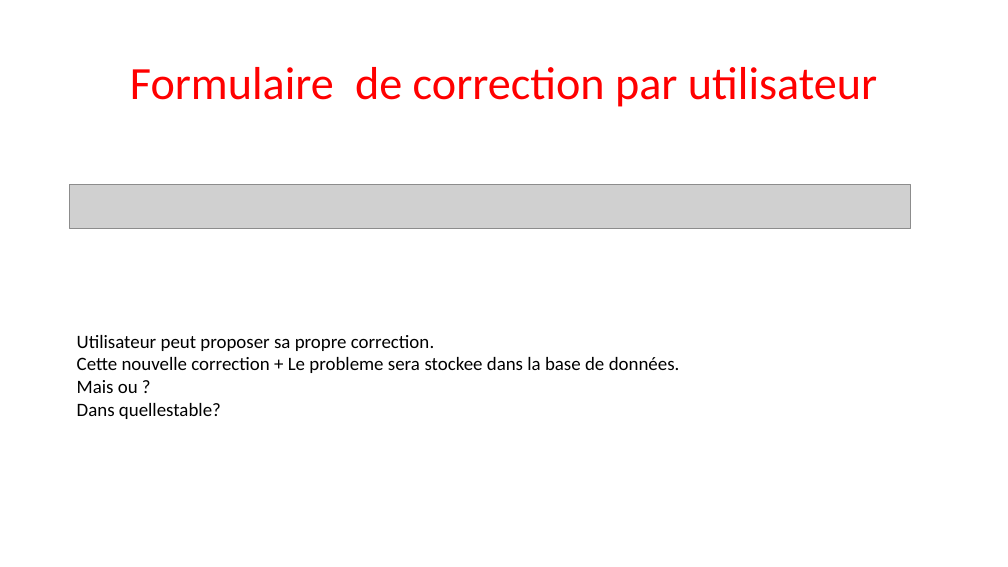
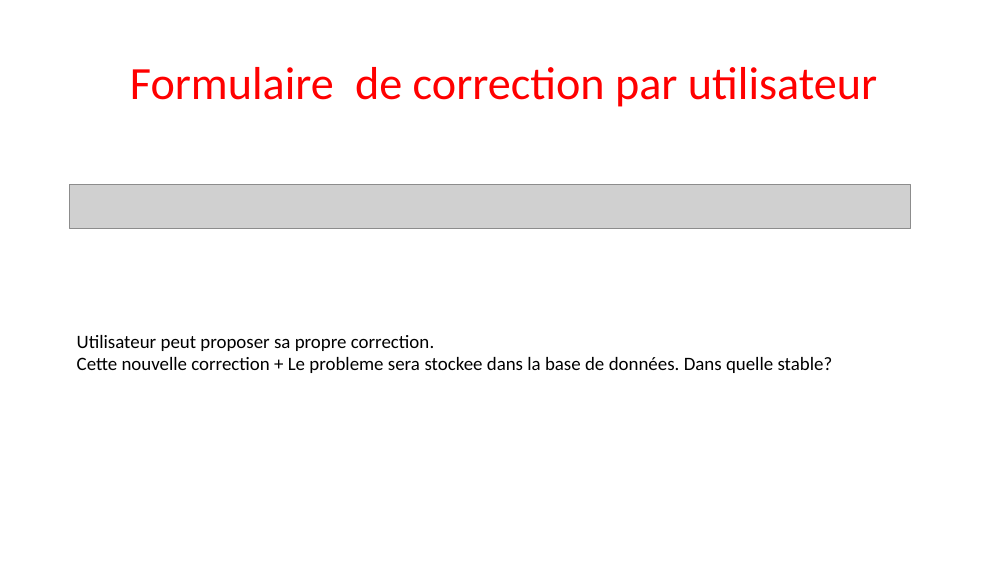
Before and after one commit to Sle3pingForest/StageL3, a slide deck: slide 7 of RapportNam/Nouveau Microsoft PowerPoint Presentation.pptx (slide 4 before the commit). Drawn at 1008x567 pixels with LibreOffice and Linux fonts; fonts in the diff are those of the drawing; grey boxes stand for pictures. Boxes give left, top, right and bottom in pixels: in the first picture for what was removed or moved away, otherwise in the second. Text is boxed around its words. In the diff, an @@ line names an element or a change of style, - is before the commit and + after.

```diff
--- a/RapportNam/Nouveau Microsoft PowerPoint Presentation.pptx
+++ b/RapportNam/Nouveau Microsoft PowerPoint Presentation.pptx
@@ text at (77,357,833,373): text changed @@
-Cette nouvelle correction + Le probleme sera stockee dans la base de données.
-Mais ou ?
-Dans quellestable?
+Cette nouvelle correction + Le probleme sera stockee dans la base de données. Dans quelle stable?
```
Also in this commit, not shown: 5 other slides changed, 1 slide added, 2 slides removed, 4 other files.
